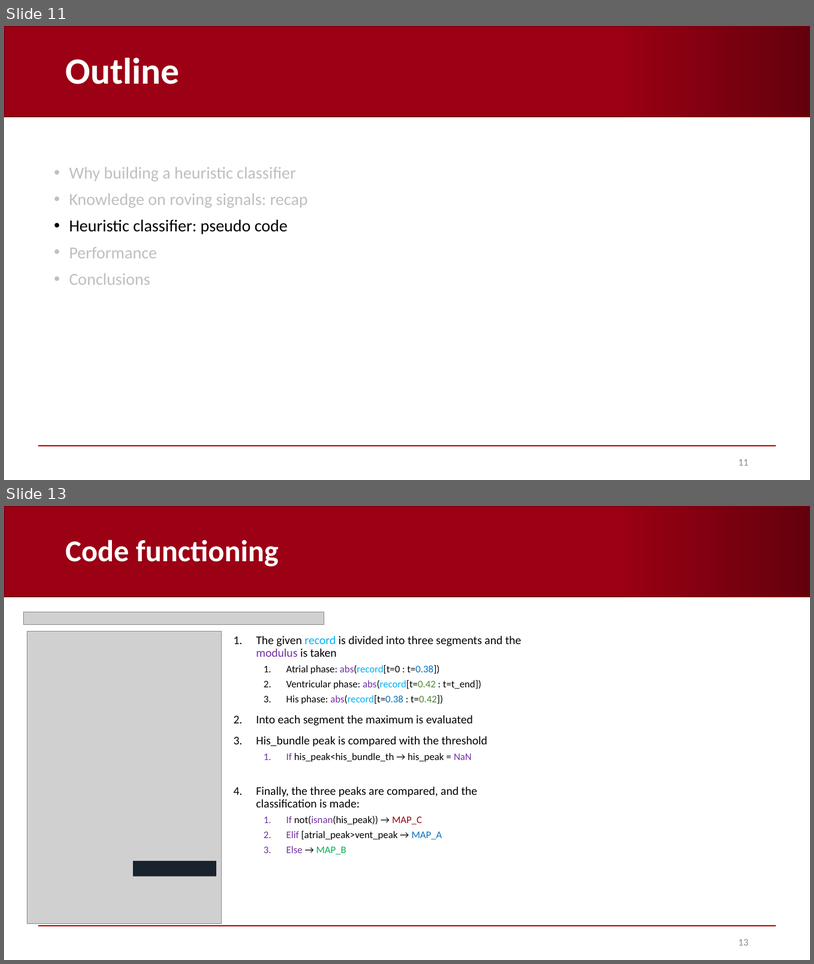
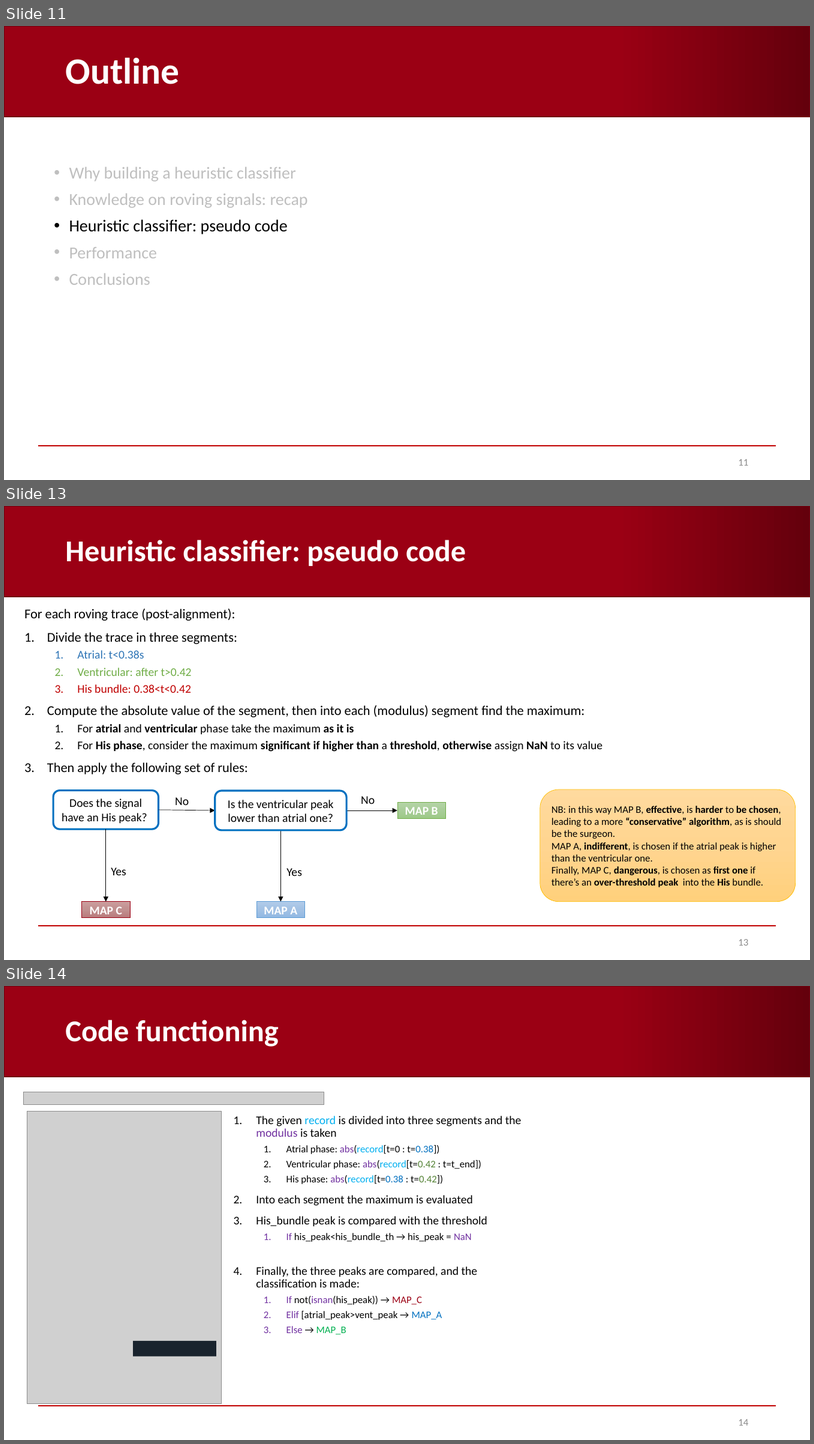
Before and after one commit to AndreaCorrado00/Tesi_magistrale_Corrado_Andrea, a slide deck: Documentation/5. Heuristic classifier strategy B.pptx. Shown one above the other, each under a label of ours: slides 11 and 13 before the commit, slides 11, 13 and 14 after it; the slides between them are not shown. The pictures are 814x964 and 814x1444 pixels, drawn with LibreOffice and Linux fonts; fonts in the diff are those of the drawing; grey boxes stand for pictures; background and template pictures are left out. Boxes give left, top, right and bottom in pixels: in the first picture for what was removed or moved away, otherwise in the second. Text is boxed around its words. In the diff, an @@ line names an element or a change of style, - is before the commit and + after.

```diff
--- a/Documentation/5. Heuristic classifier strategy B.pptx
+++ b/Documentation/5. Heuristic classifier strategy B.pptx
@@ slide 13 added at [4, 506, 810, 960], background #FFFFFF; not listed: 2 template elements that a slide beside it also shows @@
@@ title added at [65, 540, 466, 566], 36 pt, text #FFFFFF, bold @@
+Heuristic classifier: pseudo code
@@ text added at [24, 609, 603, 774], 14 pt, text #000000 @@
+For each roving trace (post-alignment):
+1. Divide the trace in three segments:
+  1. Atrial: t<0.38s
+  2. Ventricular: after t>0.42
+  3. His bundle: 0.38<t<0.42
+2. Compute the absolute value of the segment, then into each (modulus) segment find the maximum:
+  1. For atrial and ventricular phase take the maximum as it is
+  2. For His phase, consider the maximum significant if higher than a threshold, otherwise assign NaN to its value
+3. Then apply the following set of rules:
@@ rectangle added at [449, 626, 462, 637], fill #FFFFFF, outline #FFFFFF 1 pt @@
@@ rectangle added at [366, 650, 380, 660], fill #FFFFFF, outline #FFFFFF 1 pt @@
@@ rounded rectangle added at [53, 790, 158, 829], outline #0070C0 2.25 pt, 14 pt, text #000000 @@
+Does the signal have an His peak?
@@ rounded rectangle added at [215, 790, 347, 829], outline #0070C0 2.25 pt, 14 pt, text #000000 @@
+Is the ventricular peak lower than atrial one?
@@ rounded rectangle added at [540, 789, 796, 901], fill gradient #FFDB9E to #FFD590 to #FFD07C, outline #FFC000 0.5 pt, 12 pt, text #000000 @@
+NB: in this way MAP B, effective, is harder to be chosen, leading to a more “conservative” algorithm, as is should be the surgeon.
+MAP A, indifferent, is chosen if the atrial peak is higher than the ventricular one.
+Finally, MAP C, dangerous, is chosen as first one if there’s an over-threshold peak into the His bundle.
@@ arrow added from (159, 810) to (215, 810), #000000 0.5 pt @@
@@ text added at [175, 797, 189, 805], 14 pt, text #000000 @@
+No
@@ arrow added from (347, 810) to (398, 810), #000000 0.5 pt @@
@@ text added at [361, 796, 375, 804], 14 pt, text #000000 @@
+No
@@ rectangle added at [398, 802, 446, 818], fill gradient #B5D5A7 to #AACE9A to #9CC987, outline #70AD47 0.5 pt, 14 pt, text #FFFFFF, bold @@
+MAP B
@@ arrow added from (106, 829) to (106, 901), #000000 0.5 pt @@
@@ arrow added from (281, 830) to (281, 901), #000000 0.5 pt @@
@@ text added at [111, 867, 126, 875], 14 pt, text #000000 @@
+Yes
@@ text added at [287, 868, 302, 876], 14 pt, text #000000 @@
+Yes
@@ rectangle added at [81, 901, 130, 918], fill gradient #CC9D9E to #C19091 to #B97C7D, outline #9B0014 0.5 pt, 14 pt, text #FFFFFF, bold @@
+MAP C
@@ rectangle added at [257, 901, 305, 918], fill gradient #B1CBE9 to #A3C1E5 to #93B9E4, outline #5B9BD5 0.5 pt, 14 pt, text #FFFFFF, bold @@
+MAP A
@@ page number added at [738, 939, 749, 945], 12 pt, text #8C8C8C @@
+13
@@ what was slide 13 is now slide 14 @@
@@ page number at [738, 1419, 749, 1425]: text changed @@
-13
+14
```
Also in this commit, not shown: 3 slides changed, 3 other slides added, 2 other files.
